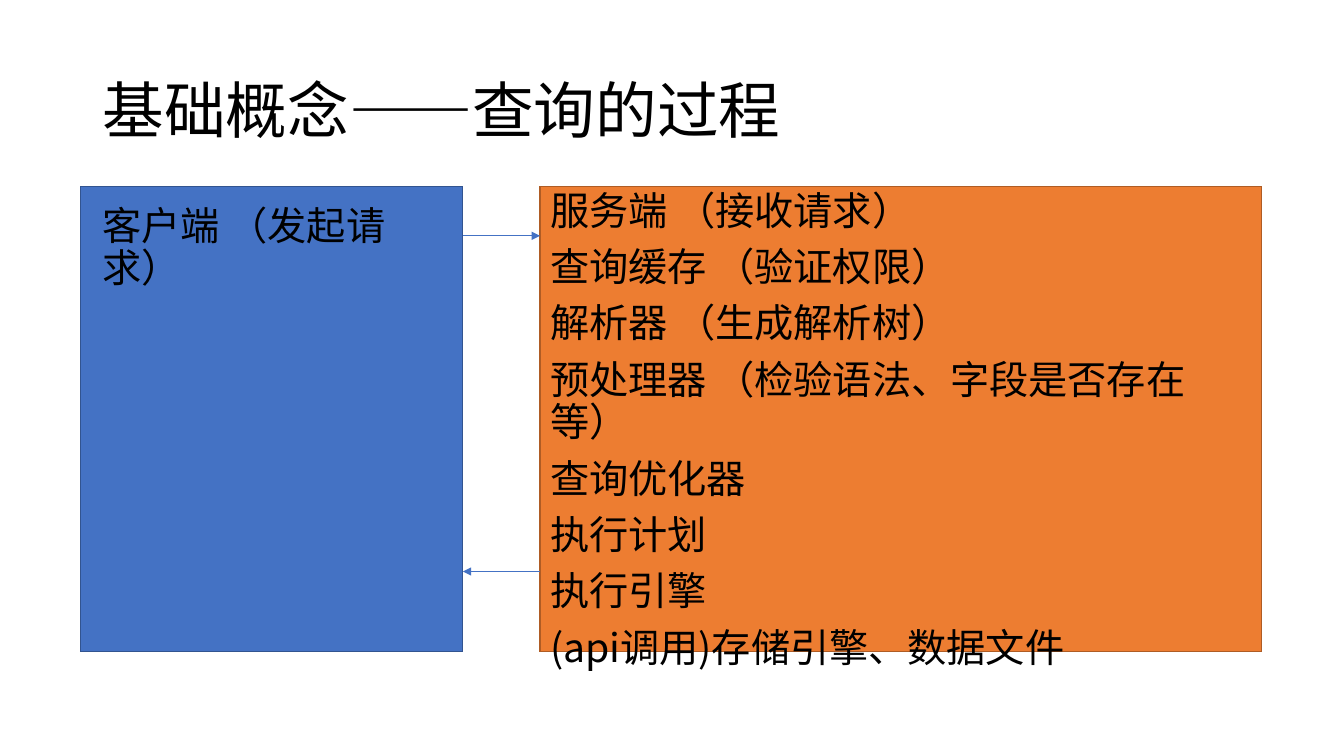
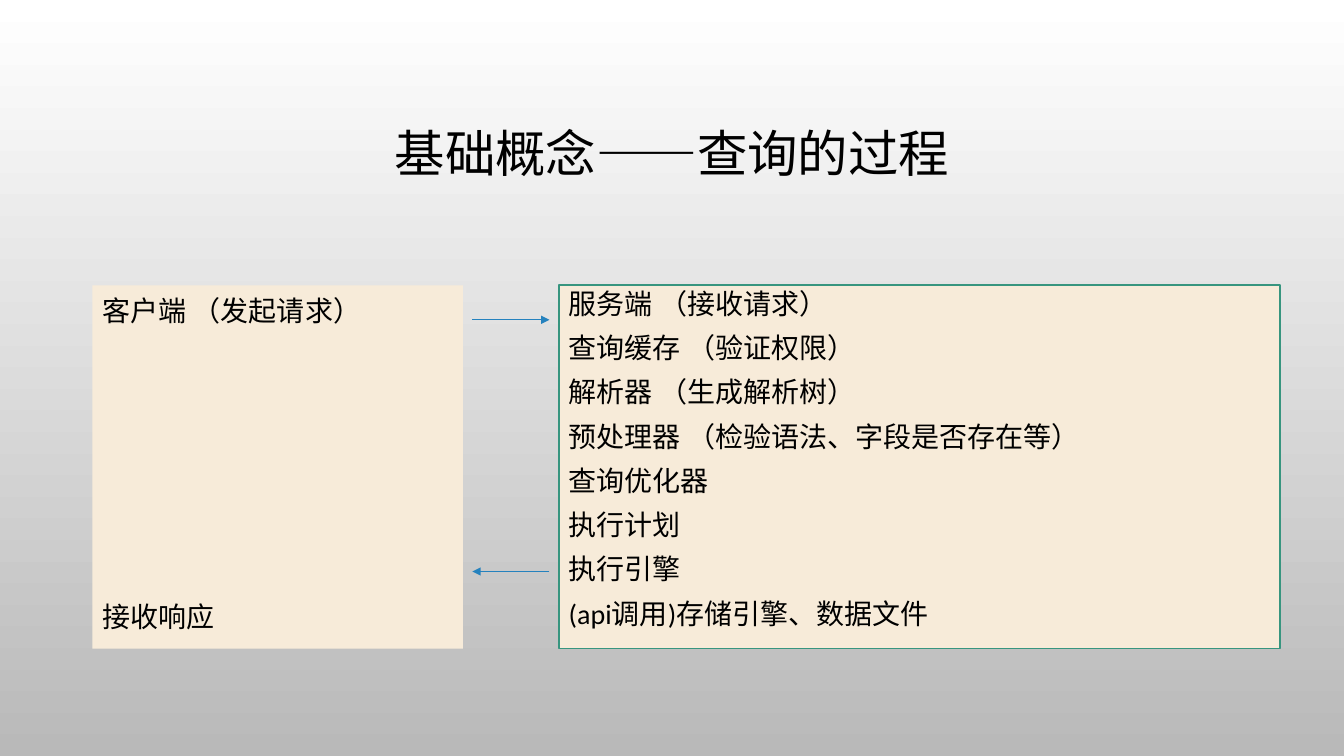
Before and after one commit to jaspone/notes, a slide deck: slide 5 of mysql分享.pptx. Drawn at 1344x756 pixels with LibreOffice and Linux fonts; fonts in the diff are those of the drawing; background and template pictures are left out. Boxes give left, top, right and bottom in pixels: in the first picture for what was removed or moved away, otherwise in the second. Text is boxed around its words. In the diff, an @@ line names an element or a change of style, - is before the commit and + after.

```diff
--- a/mysql分享.pptx
+++ b/mysql分享.pptx
@@ background #FFFFFF to picture (left out) @@
@@ title "基础概念——查询的过程": place and size @@
-title "基础概念——查询的过程" at bbox=[102, 80, 780, 138]
+title "基础概念——查询的过程" at bbox=[395, 129, 949, 176]
@@ title "基础概念——查询的过程" at bbox=[395, 129, 949, 176]: size 44 to 36 pt, font Noto Sans CJK SC to Calibri; alignment left to centre @@
@@ rectangle removed at bbox=[81, 187, 464, 652] @@
@@ text "客户端 （发起请求）": place and size @@
-text "客户端 （发起请求）" at bbox=[102, 206, 386, 286]
+text "客户端 （发起请求）" at bbox=[93, 285, 464, 648]
@@ text "客户端 （发起请求）" at bbox=[93, 285, 464, 648]: fill none to #F7EBD9 @@
@@ text at bbox=[102, 297, 361, 324]: size 28 to 20 pt, font Noto Sans CJK SC to Calibri in "客户端 （发起请求）"; line spacing 0.9 to 1.1 @@
@@ rectangle "服务端 （接收请求）": place and size @@
-rectangle "服务端 （接收请求）" at bbox=[540, 187, 1262, 652]
+rectangle "服务端 （接收请求）" at bbox=[559, 285, 1280, 649]
@@ rectangle "服务端 （接收请求）" at bbox=[559, 285, 1280, 649]: size 28 to 20 pt, font Noto Sans CJK SC to Calibri; fill #ED7D31 to #F7EBD9; outline #AF5C24 1 pt to #379580 1.25 pt @@
@@ arrow moved from (463, 236) - (540, 236) to (473, 320) - (549, 320) @@
@@ arrow (473, 320) - (549, 320): stroke #4472C4 0.5 pt to #2683BF 0.75 pt @@
@@ arrow moved from (540, 572) - (463, 572) to (549, 572) - (473, 572) @@
@@ arrow (549, 572) - (473, 572): stroke #4472C4 0.5 pt to #2683BF 0.75 pt @@
@@ text at bbox=[102, 603, 214, 630]: paragraph added @@
+接收响应
```
Also in this commit, not shown: 39 other slides changed, 1 slide added.
